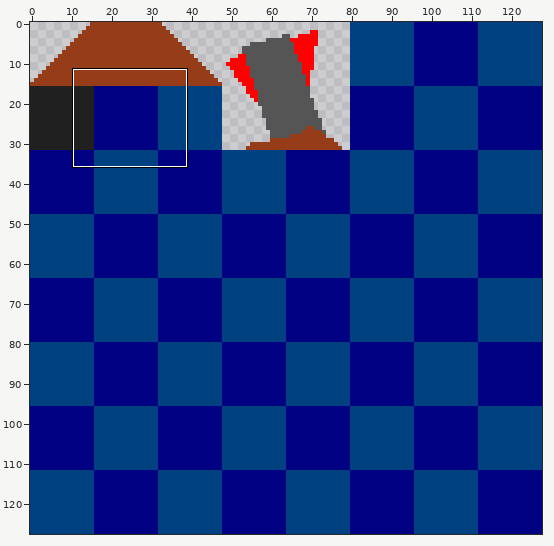
A sprite sheet gets an edit: src/media/textures.png. Above: a wide view before the commit, with the close-up outlined.
Close-up. As it was:
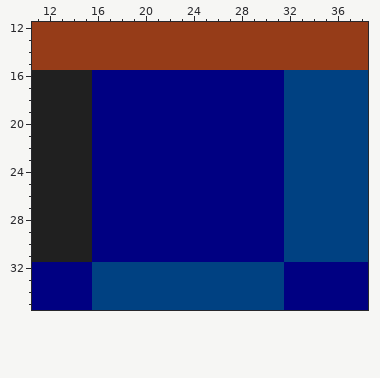
The file is 128x128 pixels. Shown: x 11..38, y 12..35.
The result:
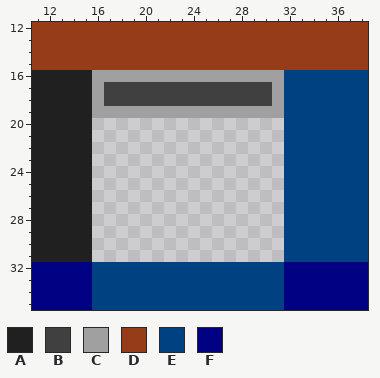
Palette (. is transparent): A #202020  B #404040  C #a0a0a0  D #963c18  E #004182  F #000082
The edit:
Changed rows in their new state; - is an unchanged pixel.
first column x 16:
16 CCCCCCCCCCCCCCCC
17 CBBBBBBBBBBBBBBC
18 CBBBBBBBBBBBBBBC
19 CCCCCCCCCCCCCCCC
20 ................
21 ................
22 ................
23 ................
24 ................
25 ................
26 ................
27 ................
28 ................
29 ................
30 ................
31 ................
Changed places in both close-ups, as pixel boxes (x1, y1, x2, y2):
changed: (92, 70, 284, 262)
